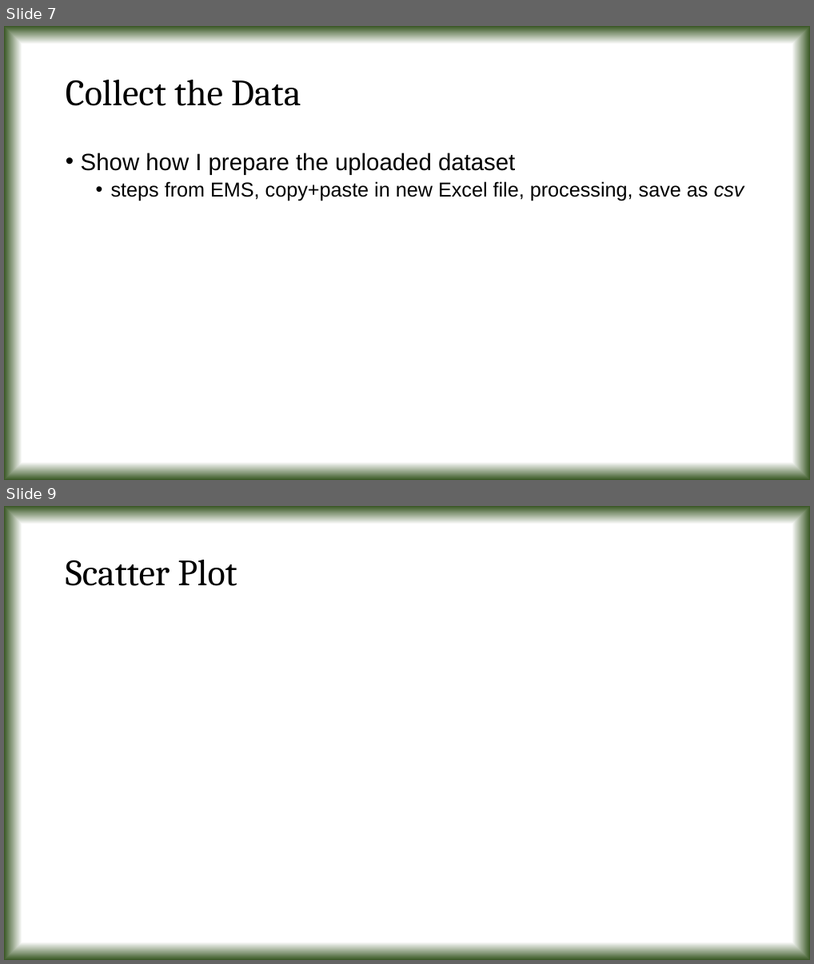
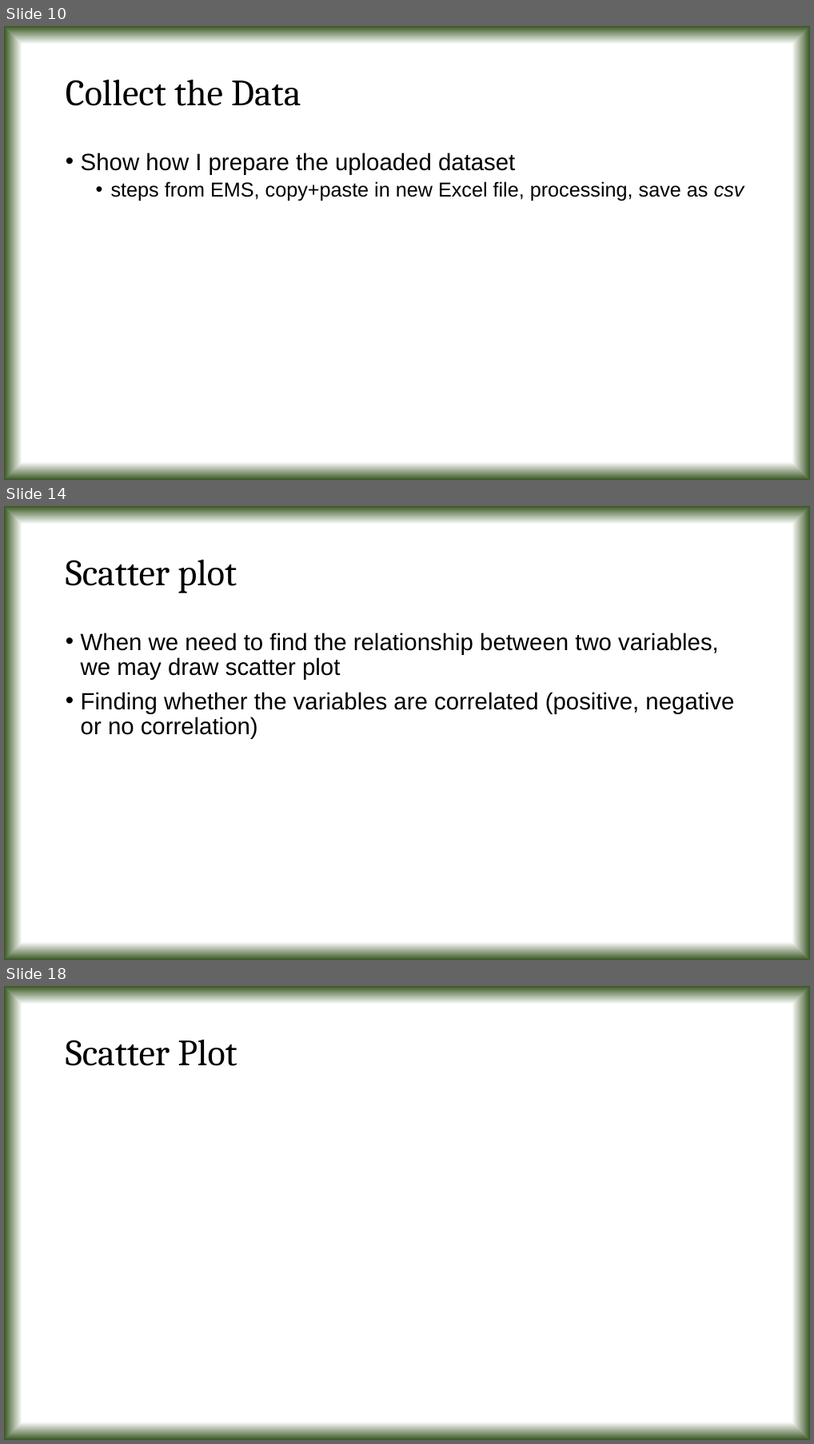
Before and after one commit to tanmoyie/Applied-Statistics, a slide deck: Projects & Dataset/Presentation on Python projects in Applied Statistics.pptx. Shown one above the other, each under a label of ours: slides 7 and 9 before the commit, slides 10, 14 and 18 after it; the slides between them are not shown. The pictures are 814x964 and 814x1444 pixels, drawn with LibreOffice and Linux fonts; fonts in the diff are those of the drawing. Boxes give left, top, right and bottom in pixels: in the first picture for what was removed or moved away, otherwise in the second. Text is boxed around its words. In the diff, an @@ line names an element or a change of style, - is before the commit and + after.

```diff
--- a/Projects & Dataset/Presentation on Python projects in Applied Statistics.pptx
+++ b/Projects & Dataset/Presentation on Python projects in Applied Statistics.pptx
@@ slide 14 added at (4,506,810,960), background gradient #FFFFFF to #385723 @@
@@ title added at (66,560,237,593), 44 pt, text #000000 @@
+Scatter plot
@@ text added at (81,632,734,739), 28 pt, text #000000 @@
+• When we need to find the relationship between two variables, we may draw scatter plot
+• Finding whether the variables are correlated (positive, negative or no correlation)
@@ what was slide 7 is now slide 10 @@
@@ what was slide 9 is now slide 18 @@
```
Also in this commit, not shown: 3 slides changed, 8 other slides added, 2 other files.
